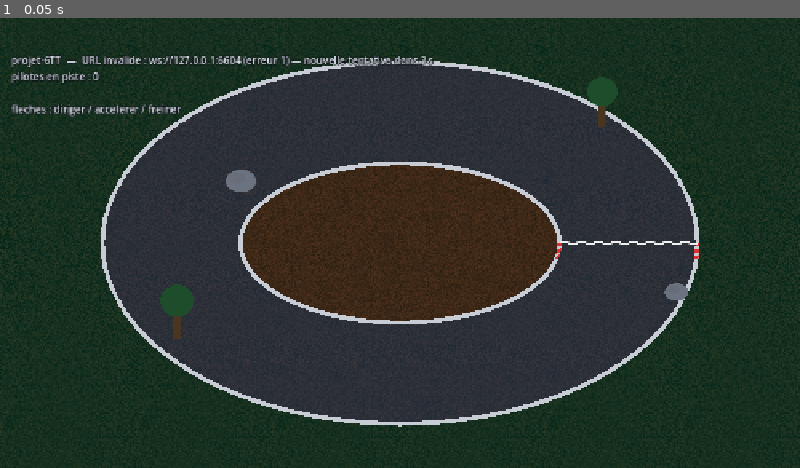
Above: before the commit, frame 1.
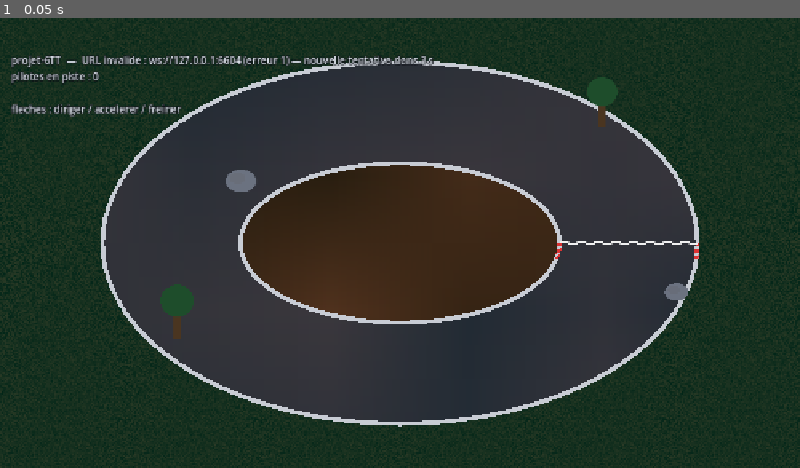
Above: after the commit, the same moment.

Repository: olegrand1976/6TT-2026-2027
Game: Godot game, scene res://scenes/main.tscn
Two runs of this game, one before a commit and one after it. Both use one fixed random seed, a clock stepped at 60 frames per second and the inputs below.
Inputs:
- Up to frame 1 (0.05 s): no input

The runs differ from the first frame. In frame 1, 1.7% of the frame differs, in the area x 0-100%, y 0-100%.

Commit message:
Unifie le carrelage piste en coordonnées monde et rattache la caméra au World.
Textures herbe/bitume/terre partagent la même grille ; FollowCamera suit
les voitures dans le repère Track avec rafraîchissement des surfaces à l’éditeur.

Co-authored-by: Cursor <cursoragent@cursor.com>

Diff:
--- a/godot/scenes/client/client.tscn
+++ b/godot/scenes/client/client.tscn
@@ -1,8 +1,7 @@
-[gd_scene load_steps=5 format=3 uid="uid://b6ttclientscene"]
+[gd_scene load_steps=4 format=3 uid="uid://b6ttclientscene"]
 
 [ext_resource type="Script" path="res://scripts/client/client.gd" id="1_client"]
 [ext_resource type="PackedScene" uid="uid://b6ttworld" path="res://scenes/client/world/world.tscn" id="2_world"]
-[ext_resource type="PackedScene" uid="uid://b6ttfollowcam" path="res://scenes/client/camera/follow_camera.tscn" id="3_cam"]
 [ext_resource type="PackedScene" uid="uid://b6tthud" path="res://scenes/client/ui/hud.tscn" id="4_hud"]
 
 [node name="Client" type="Node2D"]
@@ -10,6 +9,4 @@
 
 [node name="World" parent="." instance=ExtResource("2_world")]
 
-[node name="FollowCamera" parent="." instance=ExtResource("3_cam")]
-
 [node name="HUD" parent="." instance=ExtResource("4_hud")]
--- a/godot/scenes/client/world/world.tscn
+++ b/godot/scenes/client/world/world.tscn
@@ -1,8 +1,9 @@
-[gd_scene load_steps=4 format=3 uid="uid://b6ttworld"]
+[gd_scene load_steps=5 format=3 uid="uid://b6ttworld"]
 
 [ext_resource type="Script" path="res://scripts/client/world/world.gd" id="1_world"]
 [ext_resource type="PackedScene" uid="uid://b6tttrackroot" path="res://scenes/client/world/track/track.tscn" id="2_track"]
 [ext_resource type="PackedScene" uid="uid://b6ttcarslayer" path="res://scenes/client/world/car/cars_layer.tscn" id="3_cars"]
+[ext_resource type="PackedScene" uid="uid://b6ttfollowcam" path="res://scenes/client/camera/follow_camera.tscn" id="4_cam"]
 
 [node name="World" type="Node2D"]
 script = ExtResource("1_world")
@@ -10,3 +11,5 @@
 [node name="Track" parent="." instance=ExtResource("2_track")]
 
 [node name="CarsLayer" parent="." instance=ExtResource("3_cars")]
+
+[node name="FollowCamera" parent="." instance=ExtResource("4_cam")]
--- a/godot/scripts/client/camera/follow_camera.gd
+++ b/godot/scripts/client/camera/follow_camera.gd
@@ -11,4 +11,5 @@
 
 
 func follow_world_position(world_pos: Vector2) -> void:
-	global_position = world_pos
+	# Même repère que Track / CarsLayer (parent attendu : World).
+	position = world_pos
--- a/godot/scripts/client/client.gd
+++ b/godot/scripts/client/client.gd
@@ -8,7 +8,7 @@
 const RETRY_SECONDS := 3.0
 
 @onready var _net: Node = get_parent().get_node("Net")
-@onready var _follow_camera = $FollowCamera
+@onready var _follow_camera: Rac6ttFollowCamera = $World/FollowCamera
 @onready var _hud: Rac6ttHud = $HUD
 
 var _peer: WebSocketMultiplayerPeer
--- a/godot/scripts/client/world/track/elements/asphalt.gd
+++ b/godot/scripts/client/world/track/elements/asphalt.gd
@@ -7,6 +7,10 @@
 
 func _ready() -> void:
 	z_index = -25
+	_apply_surface()
+
+
+func _apply_surface() -> void:
 	var tex := surface_texture if surface_texture != null else DEFAULT_TEXTURE
 	TrackElement.bind_ellipse_polygon(_poly, tex, Track.OUTER)
 	apply_modulate(_poly, Track.ASPHALT)
--- a/godot/scripts/client/world/track/elements/curbs.gd
+++ b/godot/scripts/client/world/track/elements/curbs.gd
@@ -8,6 +8,12 @@
 
 func _ready() -> void:
 	z_index = -22
+	_apply_surface()
+
+
+func _apply_surface() -> void:
+	if not is_node_ready():
+		return
 	var tex := surface_texture if surface_texture != null else DEFAULT_TEXTURE
 	for line in [_outer, _inner]:
 		line.texture = tex
--- a/godot/scripts/client/world/track/elements/dirt.gd
+++ b/godot/scripts/client/world/track/elements/dirt.gd
@@ -7,6 +7,10 @@
 
 func _ready() -> void:
 	z_index = -24
+	_apply_surface()
+
+
+func _apply_surface() -> void:
 	var tex := surface_texture if surface_texture != null else DEFAULT_TEXTURE
 	TrackElement.bind_ellipse_polygon(_poly, tex, Track.INNER)
 	apply_modulate(_poly, Track.DIRT)
--- a/godot/scripts/client/world/track/elements/grass.gd
+++ b/godot/scripts/client/world/track/elements/grass.gd
@@ -16,4 +16,4 @@
 	var half := Track.OUTER * 2.4
 	var rect := Rect2(-half, half * 2.0)
 	var col := Color.WHITE if use_track_default else surface_color
-	draw_texture_rect(tex, rect, true, col)
+	TrackElement.draw_world_tiled_rect(self, tex, rect, col)
--- a/godot/scripts/client/world/track/track_element.gd
+++ b/godot/scripts/client/world/track/track_element.gd
@@ -5,6 +5,29 @@
 @export var surface_texture: Texture2D
 @export var surface_color: Color = Color.WHITE
 @export var use_track_default := true
+
+
+func _set(property: StringName, value: Variant) -> bool:
+	match property:
+		&"surface_texture":
+			surface_texture = value as Texture2D
+			_on_surface_exports_changed()
+			return true
+		&"surface_color":
+			surface_color = value as Color
+			_on_surface_exports_changed()
+			return true
+		&"use_track_default":
+			use_track_default = value as bool
+			_on_surface_exports_changed()
+			return true
+	return false
+
+
+func _on_surface_exports_changed() -> void:
+	queue_redraw()
+	if has_method("_apply_surface"):
+		call("_apply_surface")
 
 
 func resolved_color(default_color: Color) -> Color:
@@ -26,16 +49,48 @@
 	return Vector2(float(size.x), float(size.y))
 
 
+## UV en coordonnées monde : même phase de tiling que `draw_world_tiled_rect`.
+static func world_tile_uvs(points: PackedVector2Array, tile: Vector2) -> PackedVector2Array:
+	var uvs := PackedVector2Array()
+	for p in points:
+		uvs.push_back(Vector2(p.x / tile.x, p.y / tile.y))
+	return uvs
+
+
+## Remplit un rectangle avec une texture carrelée sur la grille monde (origine 0,0).
+static func draw_world_tiled_rect(
+	canvas: CanvasItem, tex: Texture2D, rect: Rect2, modulate: Color = Color.WHITE
+) -> void:
+	var tile := texture_size(tex)
+	if tile.x <= 0.0 or tile.y <= 0.0:
+		return
+	var x0 := int(floor(rect.position.x / tile.x))
+	var y0 := int(floor(rect.position.y / tile.y))
+	var x1 := int(ceil(rect.end.x / tile.x))
+	var y1 := int(ceil(rect.end.y / tile.y))
+	for ix in range(x0, x1):
+		for iy in range(y0, y1):
+			var dest := Rect2(float(ix) * tile.x, float(iy) * tile.y, tile.x, tile.y)
+			var clip := rect.intersection(dest)
+			if clip.size.x <= 0.0 or clip.size.y <= 0.0:
+				continue
+			var src := Rect2(clip.position - dest.position, clip.size)
+			canvas.draw_texture_rect_region(tex, clip, src, modulate)
+
+
 ## Texture répétée sur une ellipse centrée à l'origine (alignée sur `Track.OUTER` / `INNER`).
 static func bind_ellipse_polygon(poly: Polygon2D, tex: Texture2D, radii: Vector2) -> void:
-	poly.polygon = Track.ellipse_points(radii)
+	var points := Track.ellipse_points(radii)
+	poly.polygon = points
 	if tex == null:
 		poly.texture = null
+		poly.uv = PackedVector2Array()
 		return
 	poly.texture = tex
 	poly.texture_repeat = CanvasItem.TEXTURE_REPEAT_ENABLED
 	var tile := texture_size(tex)
 	if tile.x <= 0.0 or tile.y <= 0.0:
 		return
-	poly.texture_scale = Vector2(radii.x * 2.0 / tile.x, radii.y * 2.0 / tile.y)
+	poly.texture_scale = Vector2.ONE
 	poly.texture_offset = Vector2.ZERO
+	poly.uv = world_tile_uvs(points, tile)
